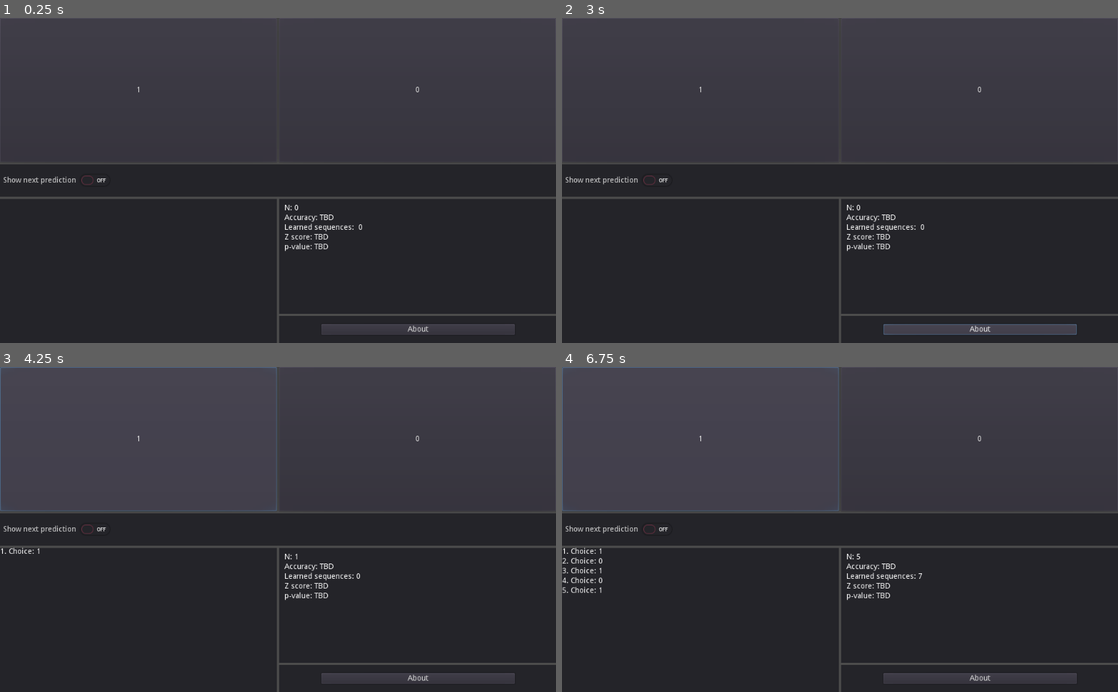
Above: before the commit, frames 1-4 (two rows, left to right).
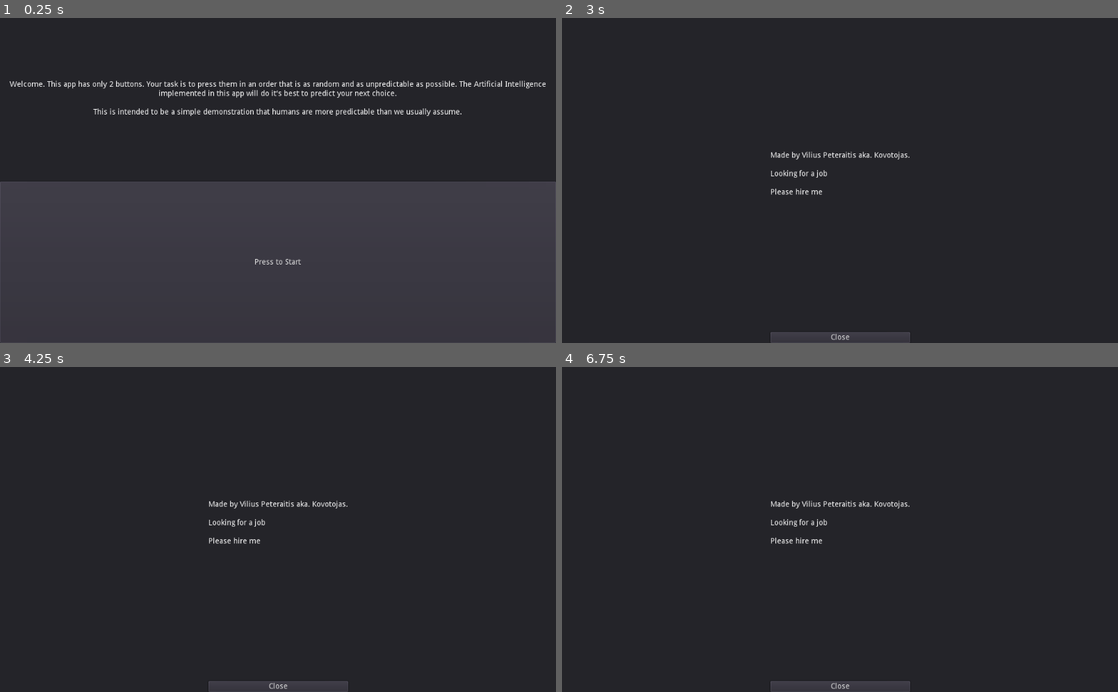
Above: after the commit, the same moments.

Repository: Winsalot/HumanRandomnessTest
Game: Godot game, scene res://Main.tscn
Same seed, same stepped clock (60 frames per second), same inputs: the game is played once before the commit and once after it.
Inputs (mouse positions are in pixels of both pictures, inside the frame that each line leads up to):
- Up to frame 1 (0.25 s): no input
- Up to frame 2 (3 s): click (840, 261) at 0.5 s, where only the run after the commit has a clickable "Press to Start"; click "Show next prediction" at 1.25 s; click "Show next prediction" at 2 s; click "About" at 2.75 s
- Up to frame 3 (4.25 s): click "1" at 3.5 s
- Up to frame 4 (6.75 s): click "0" at 4.25 s; click "1" at 5 s; click "0" at 5.75 s; click "1" at 6.5 s

The runs differ from the first frame. In frame 1, 59% of the frame differs, in the area x 0-100%, y 0-100%; in frame 2, 32%; in frame 3, 40%; in frame 4, 40%.

Commit message:
added about window

Diff:
--- a/Main.gd
+++ b/Main.gd
@@ -175,3 +175,8 @@
 func _on_ShowPredButton_toggled(button_pressed):
 	$MarginContainer/Everything/Predictions/HBoxPred/NextPredLab.visible = button_pressed
 	pass # Replace with function body.
+
+
+func _on_AboutButton_button_down():
+	$MarginContainer/About.visible = true
+	pass # Replace with function body.
--- a/Main.tscn
+++ b/Main.tscn
@@ -43,6 +43,30 @@
 
 [sub_resource type="ShortCut" id=7]
 shortcut = SubResource( 6 )
+
+[sub_resource type="GDScript" id=8]
+script/source = "extends Panel
+
+
+# Declare member variables here. Examples:
+# var a = 2
+# var b = \"text\"
+
+
+# Called when the node enters the scene tree for the first time.
+func _ready():
+	pass # Replace with function body.
+
+
+# Called every frame. 'delta' is the elapsed time since the previous frame.
+#func _process(delta):
+#	pass
+
+
+func _on_Close_About_button_down():
+	self.visible = false
+	pass # Replace with function body.
+"
 
 [node name="Main" type="Control"]
 anchor_right = 1.0
@@ -217,7 +241,6 @@
 }
 
 [node name="WelcomeScreen" type="Panel" parent="MarginContainer"]
-visible = false
 margin_right = 1024.0
 margin_bottom = 600.0
 script = SubResource( 5 )
@@ -253,7 +276,42 @@
 __meta__ = {
 "_edit_use_anchors_": false
 }
+
+[node name="About" type="Panel" parent="MarginContainer"]
+visible = false
+margin_right = 1024.0
+margin_bottom = 600.0
+script = SubResource( 8 )
+
+[node name="VBoxContainer" type="VBoxContainer" parent="MarginContainer/About"]
+anchor_left = 0.5
+anchor_right = 0.5
+anchor_bottom = 1.0
+margin_left = -128.5
+margin_right = 128.5
+__meta__ = {
+"_edit_use_anchors_": false
+}
+
+[node name="AboutText" type="Label" parent="MarginContainer/About/VBoxContainer"]
+margin_top = 247.0
+margin_right = 257.0
+margin_bottom = 329.0
+size_flags_vertical = 6
+text = "Made by Vilius Peteraitis aka. Kovotojas.
+
+Looking for a job
+
+Please hire me"
+
+[node name="Close About" type="Button" parent="MarginContainer/About/VBoxContainer"]
+margin_top = 580.0
+margin_right = 257.0
+margin_bottom = 600.0
+text = "Close"
 [connection signal="pressed" from="MarginContainer/Everything/ButtonBox/Button_B" to="." method="_on_Button_B_pressed"]
 [connection signal="pressed" from="MarginContainer/Everything/ButtonBox/Button_A" to="." method="_on_Button_A_pressed"]
 [connection signal="toggled" from="MarginContainer/Everything/Predictions/HBoxPred/ShowPredButton" to="." method="_on_ShowPredButton_toggled"]
+[connection signal="button_down" from="MarginContainer/Everything/OtherInfo/StatsAbout/AboutPanel/AboutButton" to="." method="_on_AboutButton_button_down"]
 [connection signal="button_down" from="MarginContainer/WelcomeScreen/VBoxContainer/Begin!" to="MarginContainer/WelcomeScreen" method="_on_Begin_button_down"]
+[connection signal="button_down" from="MarginContainer/About/VBoxContainer/Close About" to="MarginContainer/About" method="_on_Close_About_button_down"]
Not shown: 1 places in Main.tscn that only renumber resources
Not shown, changed: README
